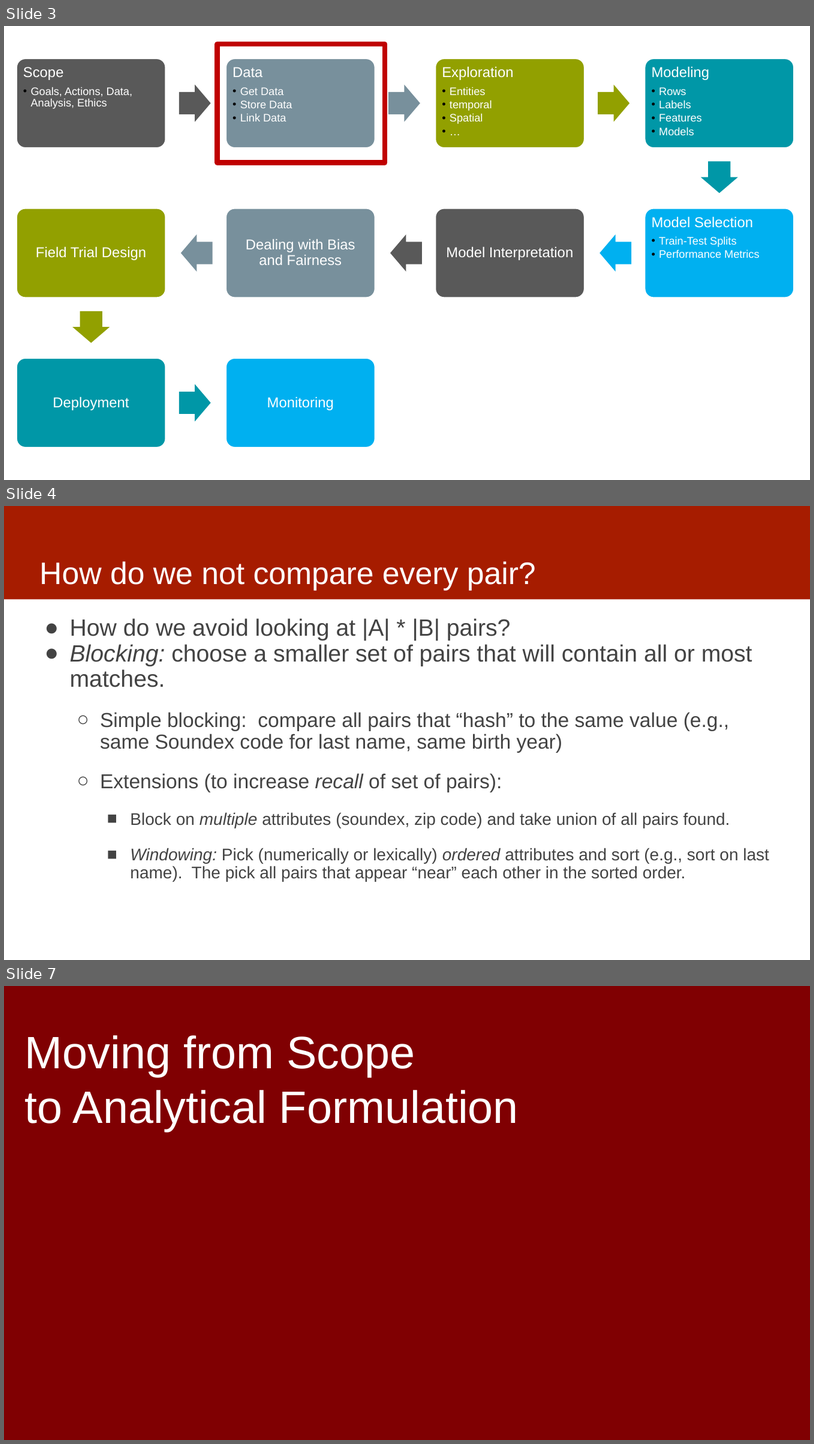
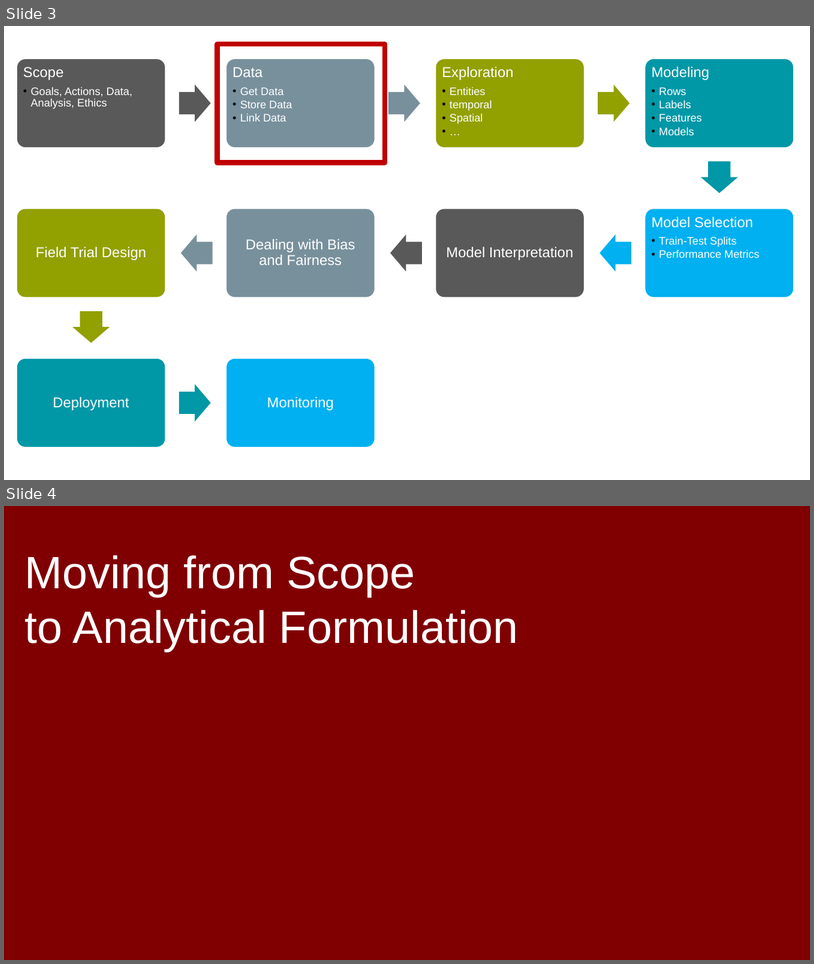
Before and after one commit to dssg/MLinPractice, a slide deck: Lectures/Lecture4-Formulation.pptx. Shown one above the other, each under a label of ours: slides 3, 4 and 7 before the commit, slides 3 and 4 after it; the slides between them are not shown. The pictures are 814x1444 and 814x964 pixels, drawn with LibreOffice and Linux fonts; fonts in the diff are those of the drawing. Boxes give left, top, right and bottom in pixels: in the first picture for what was removed or moved away, otherwise in the second. Text is boxed around its words. In the diff, an @@ line names an element or a change of style, - is before the commit and + after.

```diff
--- a/Lectures/Lecture4-Formulation.pptx
+++ b/Lectures/Lecture4-Formulation.pptx
@@ slide 4 removed at <box>4,506,810,960</box>, background #FFFFFF @@
@@ rectangle removed at <box>4,506,810,599</box> @@
@@ title removed at <box>39,561,536,591</box> @@
-How do we not compare every pair?
@@ text removed at <box>70,618,770,882</box> @@
-● How do we avoid looking at |A| * |B| pairs?
-● Blocking: choose a smaller set of pairs that will contain all or most matches.
-  ○ Simple blocking: compare all pairs that “hash” to the same value (e.g., same Soundex code for last name, same birth year)
-  ○ Extensions (to increase recall of set of pairs):
-    ■ Block on multiple attributes (soundex, zip code) and take union of all pairs found.
-    ■ Windowing: Pick (numerically or lexically) ordered attributes and sort (e.g., sort on last name). The pick all pairs that appear “near” each other in the sorted order.
@@ what was slide 7 is now slide 4 @@
```
Also in this commit, not shown: 1 slide changed, 9 slides added, 2 other slides removed.
